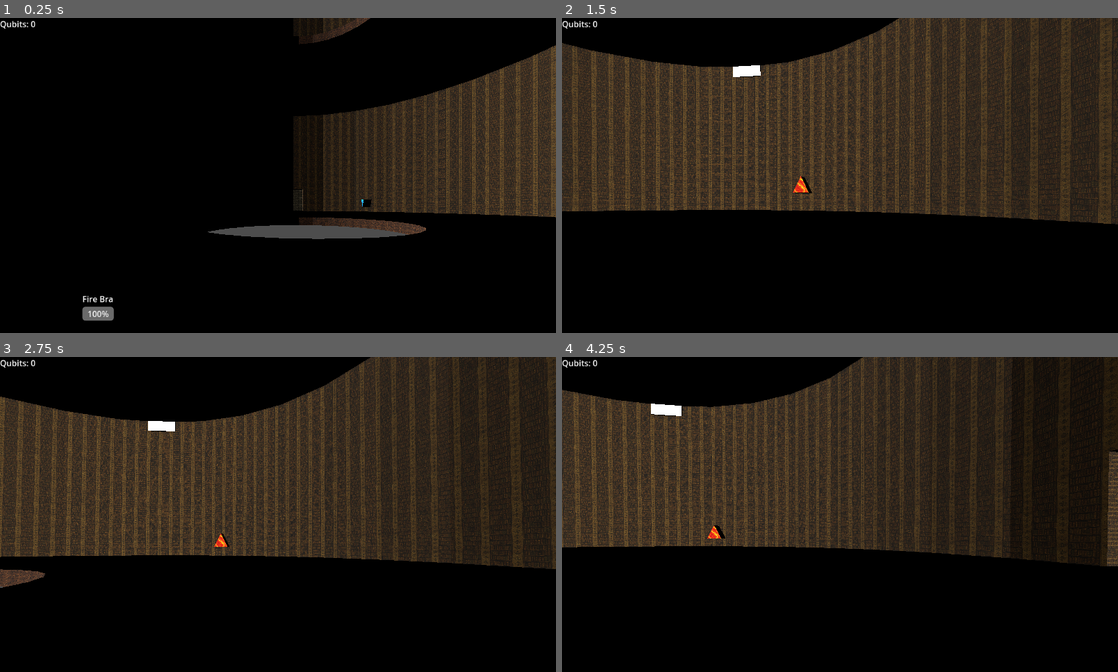
Above: before the commit, frames 1-4 (two rows, left to right).
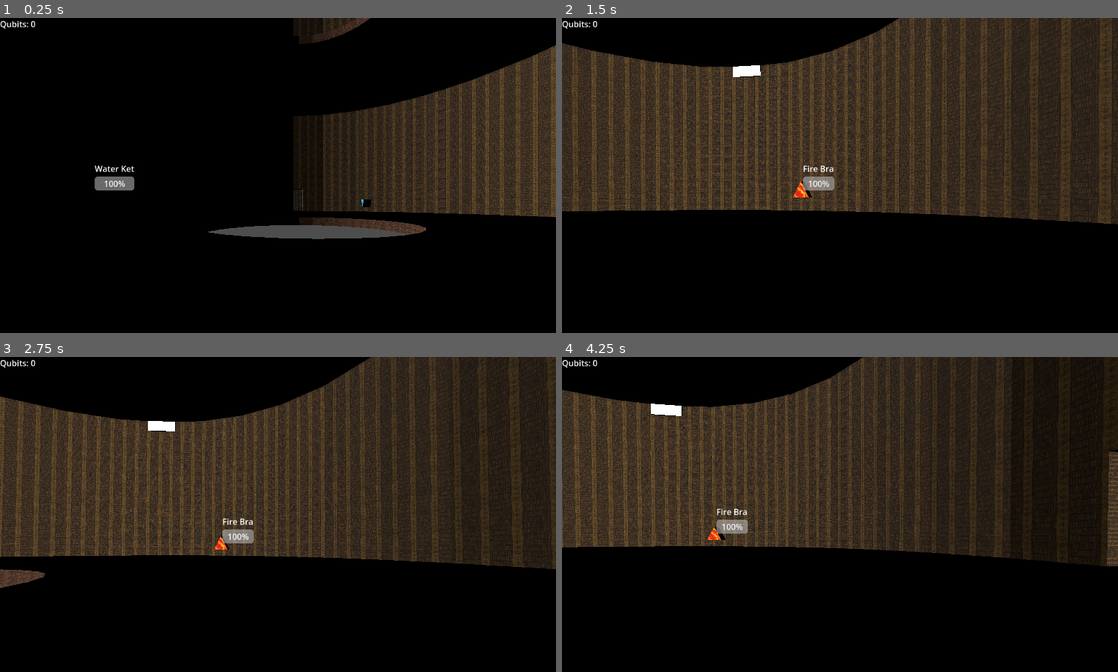
Above: after the commit, the same moments.

Repository: tharpm95/orb_thrower
Game: Godot game, scene res://worlds/level_1.tscn
Same seed, same stepped clock (60 frames per second), same inputs: the game is played once before the commit and once after it.
Inputs (mouse positions are in pixels of both pictures, inside the frame that each line leads up to):
- Up to frame 1 (0.25 s): no input
- Up to frame 2 (1.5 s): move the mouse to (867, 200) at 0.52 s; hold A (A) 0.53-1.28 s; tap D (D) at 0.8, 1.35 s; move the mouse to (812, 203) at 1.27 s
- Up to frame 3 (2.75 s): tap S (S) at 1.55 s; move the mouse to (289, 536) at 2.02 s; hold S (S) from 2.03 s (still down); tap A (A) at 2.3 s
- Up to frame 4 (4.25 s): move the mouse to (834, 549) at 2.77 s; release S (S) at 2.78 s; tap A (A) at 2.85 s; tap D (D) at 3.05 s; tap Enter at 3.5 s; move the mouse to (878, 546) at 3.52 s; hold D (D) from 3.53 s (still down); tap S (S) at 3.8 s

The runs differ from the first frame. In frame 1, 0.7% of the frame differs, in the area x 14-25%, y 46-97%; in frame 2, 0.4%; in frame 3, 0.4%; in frame 4, 0.4%.

Commit message:
Use is_position_behind()

Diff:
--- a/scenes/beings/001.tscn
+++ b/scenes/beings/001.tscn
@@ -2,12 +2,28 @@
 
 [ext_resource type="Texture2D" uid="uid://bcp8g0ca58anx" path="res://textures/001.png" id="1_bha5c"]
 
-[sub_resource type="Animation" id="Animation_rfhsu"]
+[sub_resource type="Animation" id="Animation_knfxp"]
+resource_name = "oscillate"
+loop_mode = 1
+tracks/0/type = "value"
+tracks/0/imported = false
+tracks/0/enabled = true
+tracks/0/path = NodePath("StaticBody3D:position")
+tracks/0/interp = 2
+tracks/0/loop_wrap = true
+tracks/0/keys = {
+"times": PackedFloat32Array(0, 0.5, 1),
+"transitions": PackedFloat32Array(1, 1, 1),
+"update": 0,
+"values": [Vector3(0, 0, 0), Vector3(0, 0.8, 0), Vector3(0, 0, 0)]
+}
+
+[sub_resource type="Animation" id="Animation_s8m6r"]
 length = 0.001
 tracks/0/type = "value"
 tracks/0/imported = false
 tracks/0/enabled = true
-tracks/0/path = NodePath(".:position")
+tracks/0/path = NodePath("StaticBody3D:position")
 tracks/0/interp = 1
 tracks/0/loop_wrap = true
 tracks/0/keys = {
@@ -17,26 +33,10 @@
 "values": [Vector3(0, 0, 0)]
 }
 
-[sub_resource type="Animation" id="Animation_wadd6"]
-resource_name = "oscillate"
-loop_mode = 1
-tracks/0/type = "value"
-tracks/0/imported = false
-tracks/0/enabled = true
-tracks/0/path = NodePath(".:position")
-tracks/0/interp = 2
-tracks/0/loop_wrap = true
-tracks/0/keys = {
-"times": PackedFloat32Array(0, 0.533333, 1),
-"transitions": PackedFloat32Array(1, 1, 1),
-"update": 0,
-"values": [Vector3(0, 0, 0), Vector3(0, 1.1, 0), Vector3(0, 0, 0)]
-}
-
-[sub_resource type="AnimationLibrary" id="AnimationLibrary_boihh"]
+[sub_resource type="AnimationLibrary" id="AnimationLibrary_3512d"]
 _data = {
-"RESET": SubResource("Animation_rfhsu"),
-"oscillate": SubResource("Animation_wadd6")
+"RESET": SubResource("Animation_s8m6r"),
+"oscillate": SubResource("Animation_knfxp")
 }
 
 [sub_resource type="PrismMesh" id="PrismMesh_xi21w"]
@@ -51,8 +51,9 @@
 [node name="StaticBody3D" type="StaticBody3D" parent="."]
 
 [node name="AnimationPlayer" type="AnimationPlayer" parent="StaticBody3D"]
+root_node = NodePath("../..")
 libraries = {
-"": SubResource("AnimationLibrary_boihh")
+"": SubResource("AnimationLibrary_3512d")
 }
 autoplay = "oscillate"
 
--- a/scenes/beings/002.tscn
+++ b/scenes/beings/002.tscn
@@ -72,6 +72,7 @@
 offset_bottom = 40.0
 
 [node name="VBoxContainer2" type="VBoxContainer" parent="Control"]
+layout_mode = 0
 offset_right = 77.0
 offset_bottom = 54.0
 
--- a/scripts/library_central_hall.gd
+++ b/scripts/library_central_hall.gd
@@ -45,51 +45,17 @@
 		if camera and being_instance:
 			var character_position = character.global_position
 			var distance_to_character = character_position.distance_to(being_instance.global_position)
+
+			# Commenting the global position of the being instance and its index
 			print("Distance to being: ", distance_to_character, " Being index: ", i)
 
 			var control_node: Control = being_instance.get_node("Control")
 			if distance_to_character < max_display_distance:
-				# Adjust position for the label
-				var offset_position = being_instance.global_position + Vector3(0, 2.5, 0)
-
-				# Transform the global position to camera space
-				var camera_transform = camera.get_global_transform().affine_inverse()
-				var relative_position = offset_position - camera_transform.origin
-				var camera_basis_inverse = camera_transform.basis.transposed()
-
-				# Coordinate transformation to camera space
-				var view_x = camera_basis_inverse.x.dot(relative_position)
-				var view_y = camera_basis_inverse.y.dot(relative_position)
-				var view_z = camera_basis_inverse.z.dot(relative_position)
-
-				# Prepare parameters for manual perspective transformation
-				var near = camera.near
-				var far = camera.far
-				var fov = camera.fov
-				var viewport_size = get_viewport().size
-				var aspect_ratio = viewport_size.x / viewport_size.y
-				var f = 1.0 / tan(fov * 0.5 * deg_to_rad(1.0))  # Ensure fov is in radians
-
-				# Perform perspective division
-				if view_z > 0.0:
-					var clip_x = view_x * (f / aspect_ratio)
-					var clip_y = view_y * f
-					var clip_w = view_z  # Assuming a simplified projection keeps w consistent for view_z > 0
-
-					# Normalized device coordinates (NDC)
-					var ndc_x = clip_x / clip_w
-					var ndc_y = clip_y / clip_w
-
-					# Convert NDC to screen space
-					var screen_x = (ndc_x * 0.5 + 0.5) * viewport_size.x
-					var screen_y = (1.0 - (ndc_y * 0.5 + 0.5)) * viewport_size.y
-
-					var screen_position = Vector2(screen_x, screen_y)
+				# Check if the position is behind the camera
+				if not camera.is_position_behind(being_instance.global_position + Vector3(0, 2.5, 0)):
+					var screen_position = camera.unproject_position(being_instance.global_position + Vector3(0, 2.5, 0))
 					print("Screen position: ", screen_position)
-
 					control_node.position = screen_position
 					control_node.visible = true
 				else:
 					control_node.visible = false
-			else:
-				control_node.visible = false
